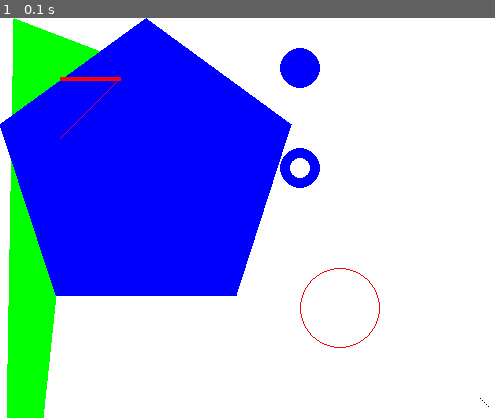
Above: before the commit, frame 1.
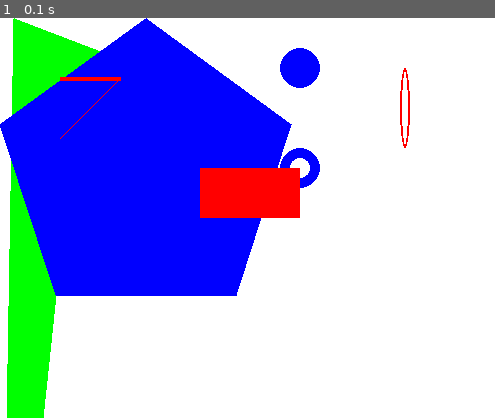
Above: after the commit, the same moment.

Repository: mikemike112-1/cn
Game: pygame game, started from Activity 2/main.py
Same seed, same stepped clock (60 frames per second), same inputs: the game is played once before the commit and once after it.
Inputs:
- Up to frame 1 (0.1 s): no input

The runs differ from the first frame. In frame 1, 2.8% of the frame differs, in the area x 40-99%, y 12-98%.

Commit message:
activity 2 checkpoint

Diff:
--- a/Activity 2/main.py
+++ b/Activity 2/main.py
@@ -95,22 +95,31 @@
 # now let's draw an ellipse
 # an ellipse is basically like an oval
 # notice how it takes 4 numbers instead of 2 for the coordinates
-pygame.draw.ellipse(DISPLAYSURF, RED, (300, 250, 80, 80), 1)
+# the first 2 numbers tell the ellipse where to go
+# the third number tells the ellipse how wide it should be (left-to-right)
+# the forth number tells the ellipse how tall to make the ellipse up to down
+# the last number, outside the parantheses, defines how wide to make the ellipse line
+pygame.draw.ellipse(DISPLAYSURF, RED, (400, 50, 10, 80), 2)
 
+# now we will draw a rectangle
+# the first 2 numbers tell where the rectangle should be placed
+# the third number tells how wide it should be (left-to-right)
+# the fourth number tells how high it should be (up-to-down)
+pygame.draw.rect(DISPLAYSURF, RED, (200, 150, 100, 50))
 
-# pygame.draw.rect(DISPLAYSURF, RED, (200, 150, 100, 50))
-pixObj = pygame.PixelArray(DISPLAYSURF)
-pixObj[480][380] = BLACK
-pixObj[482][382] = BLACK
-pixObj[484][384] = BLACK
-pixObj[486][386] = BLACK
-pixObj[488][388] = BLACK
+# ------------------------------------------
+### I DONT THINK I EVEN NEED THESE LINES HERE... REMOVING THEM DIDN'T CHANGE ANYTHING
+# pixObj = pygame.PixelArray(DISPLAYSURF)
+# pixObj[480][380] = BLACK
+# pixObj[482][382] = BLACK
+# pixObj[484][384] = BLACK
+# pixObj[486][386] = BLACK
+# pixObj[488][388] = BLACK
+# del pixObj
+# ------------------------------------------
 
-del pixObj
-
-# run the game loop
+# running the game here
 while True:
-
     for event in pygame.event.get():
         if event.type == QUIT:
             pygame.quit()
--- a/Activity 4/main.py
+++ b/Activity 4/main.py
@@ -1,4 +1,17 @@
-#LOOK AT ONENOTE NOTES 1/2 PYTHON FOR EDITS AND ADDITIONS
+# activity 4
+# learning objectives:
+#   - import
+#   - pygame
+#   - sys
+#   - pygame.locals
+#   - import *
+#   - whileTrue
+#   - indentation
+#   - if
+#   - adding in text
+#   - fonts
+#   - for loops
+
 import pygame, sys
 from pygame.locals import *
 
